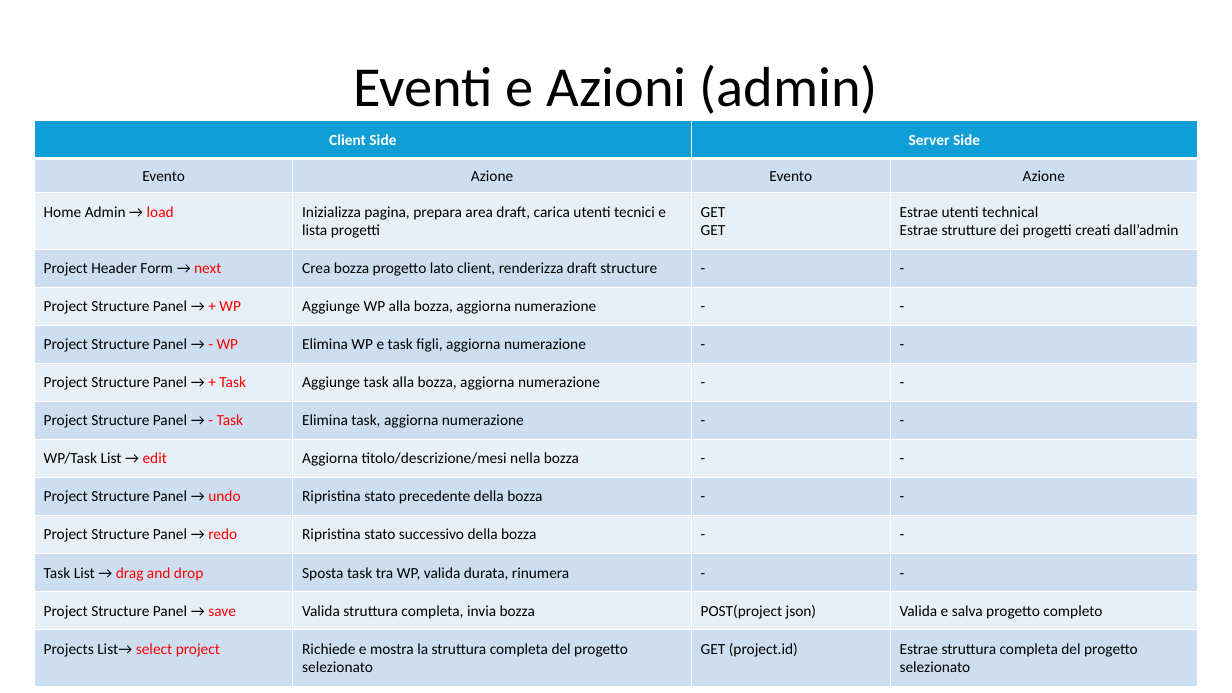
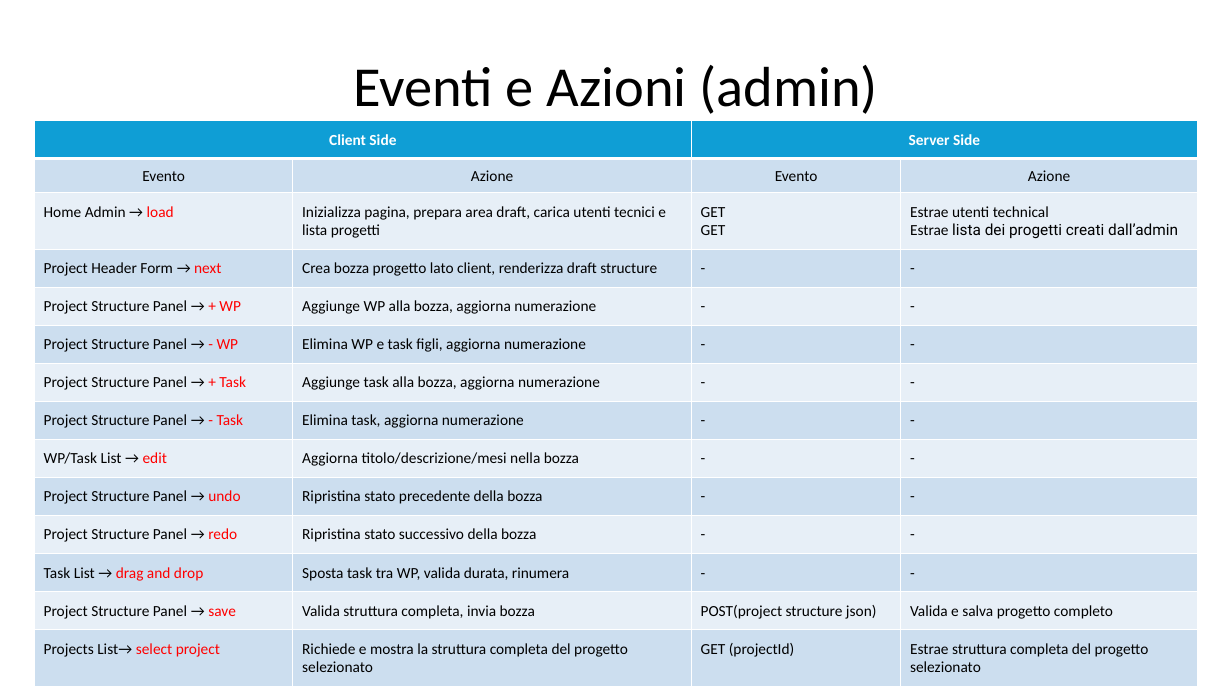
Before and after one commit to gilbertobrambilla/tiw-2026-html, a slide deck: slide 44 of docs/TIW_documentazione.pptx. Drawn at 1232x693 pixels with LibreOffice and Linux fonts; fonts in the diff are those of the drawing. Boxes give left, top, right and bottom in pixels: in the first picture for what was removed or moved away, otherwise in the second. Text is boxed around its words. In the diff, an @@ line names an element or a change of style, - is before the commit and + after.

```diff
--- a/docs/TIW_documentazione.pptx
+++ b/docs/TIW_documentazione.pptx
@@ table at <box>34,121,1198,683</box> @@
-row 3, column 4: Estrae utenti technical / Estrae strutture dei progetti creati dall’admin
+row 3, column 4: Estrae utenti technical / Estrae lista dei progetti creati dall’admin
-row 13, column 3: POST(project json)
+row 13, column 3: POST(project structure json)
-row 14, column 3: GET (project.id)
+row 14, column 3: GET (projectId)
```
Also in this commit, not shown: 11 other slides changed, 4 slides added.
